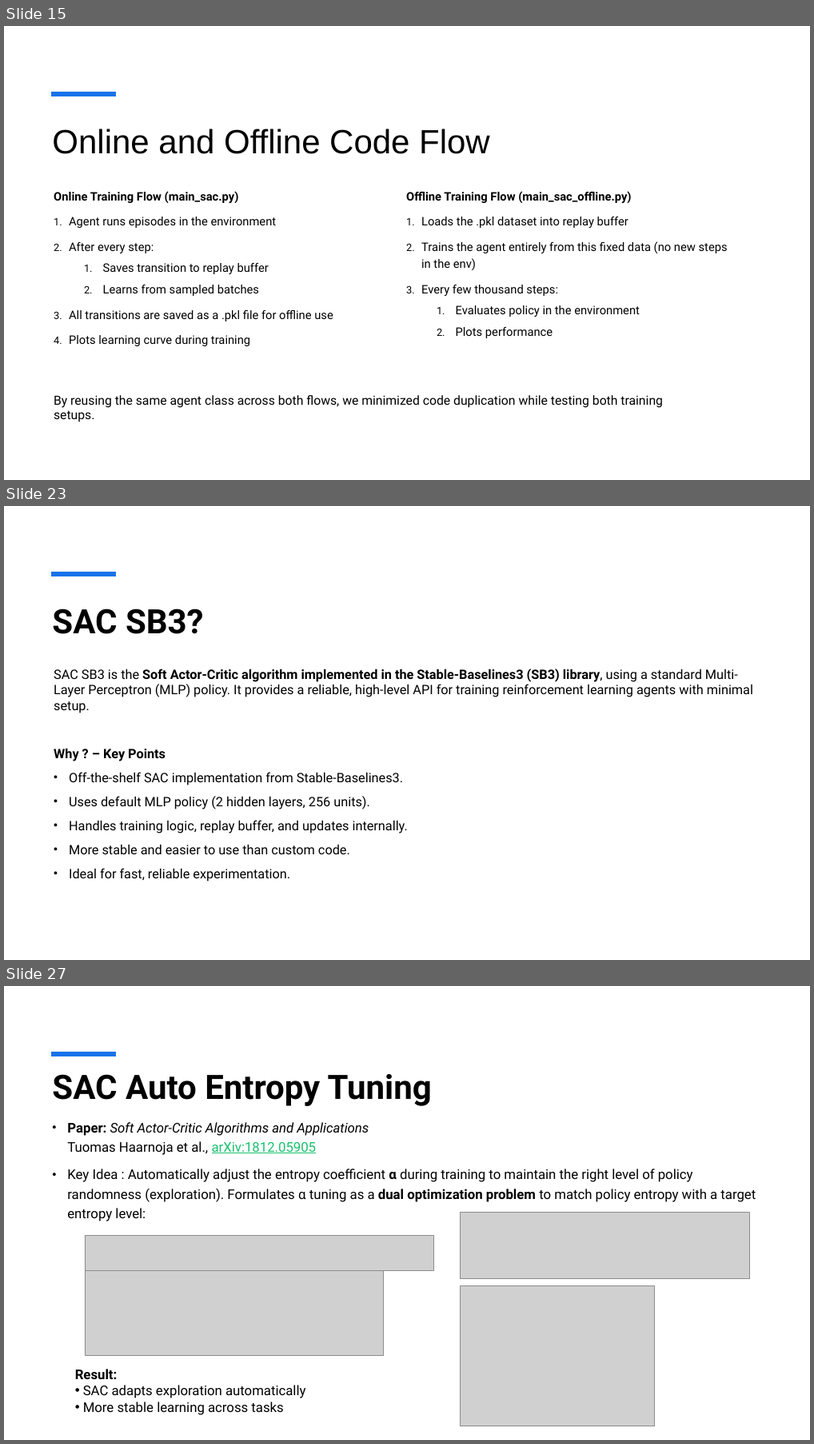
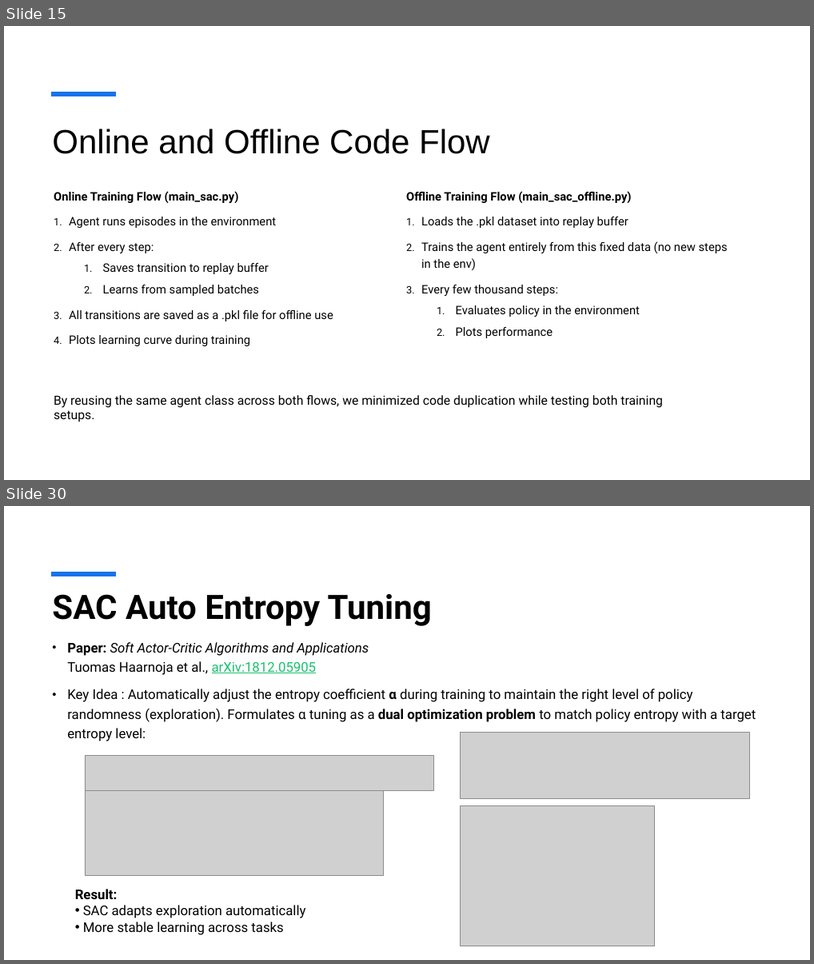
Before and after one commit to viszwak/rl-sample-efficiency, a slide deck: investigations/presentation/SAC.pptx. Shown one above the other, each under a label of ours: slides 15, 23 and 27 before the commit, slides 15 and 30 after it; the slides between them are not shown. The pictures are 814x1444 and 814x964 pixels, drawn with LibreOffice and Linux fonts; fonts in the diff are those of the drawing; grey boxes stand for pictures. Boxes give left, top, right and bottom in pixels: in the first picture for what was removed or moved away, otherwise in the second. Text is boxed around its words. In the diff, an @@ line names an element or a change of style, - is before the commit and + after.

```diff
--- a/investigations/presentation/SAC.pptx
+++ b/investigations/presentation/SAC.pptx
@@ slide 23 removed at (x1=4, y1=506, x2=810, y2=960), background #FFFFFF; not listed: 1 template element that a slide beside it also shows @@
@@ title removed at (x1=52, y1=608, x2=204, y2=634) @@
-SAC SB3?
@@ text removed at (x1=54, y1=668, x2=754, y2=881) @@
-SAC SB3 is the Soft Actor-Critic algorithm implemented in the Stable-Baselines3 (SB3) library, using a standard Multi-Layer Perceptron (MLP) policy. It provides a reliable, high-level API for training reinforcement learning agents with minimal setup.
-Why ? – Key Points
-• Off-the-shelf SAC implementation from Stable-Baselines3.
-• Uses default MLP policy (2 hidden layers, 256 units).
-• Handles training logic, replay buffer, and updates internally.
-• More stable and easier to use than custom code.
-• Ideal for fast, reliable experimentation.
@@ what was slide 27 is now slide 30 @@
```
Also in this commit, not shown: 3 slides changed, 12 slides added, 8 other slides removed, 1 other file.
